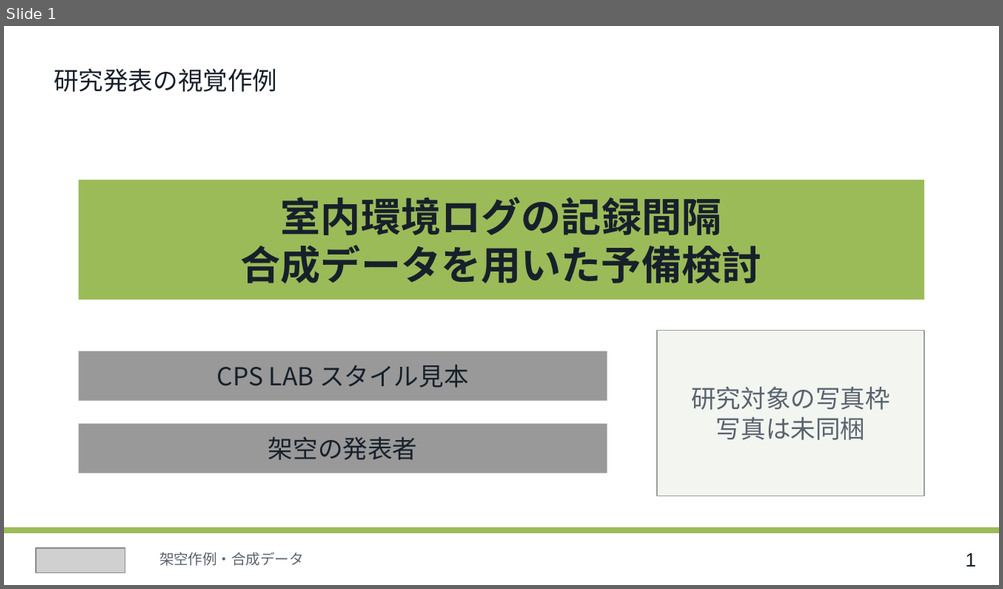
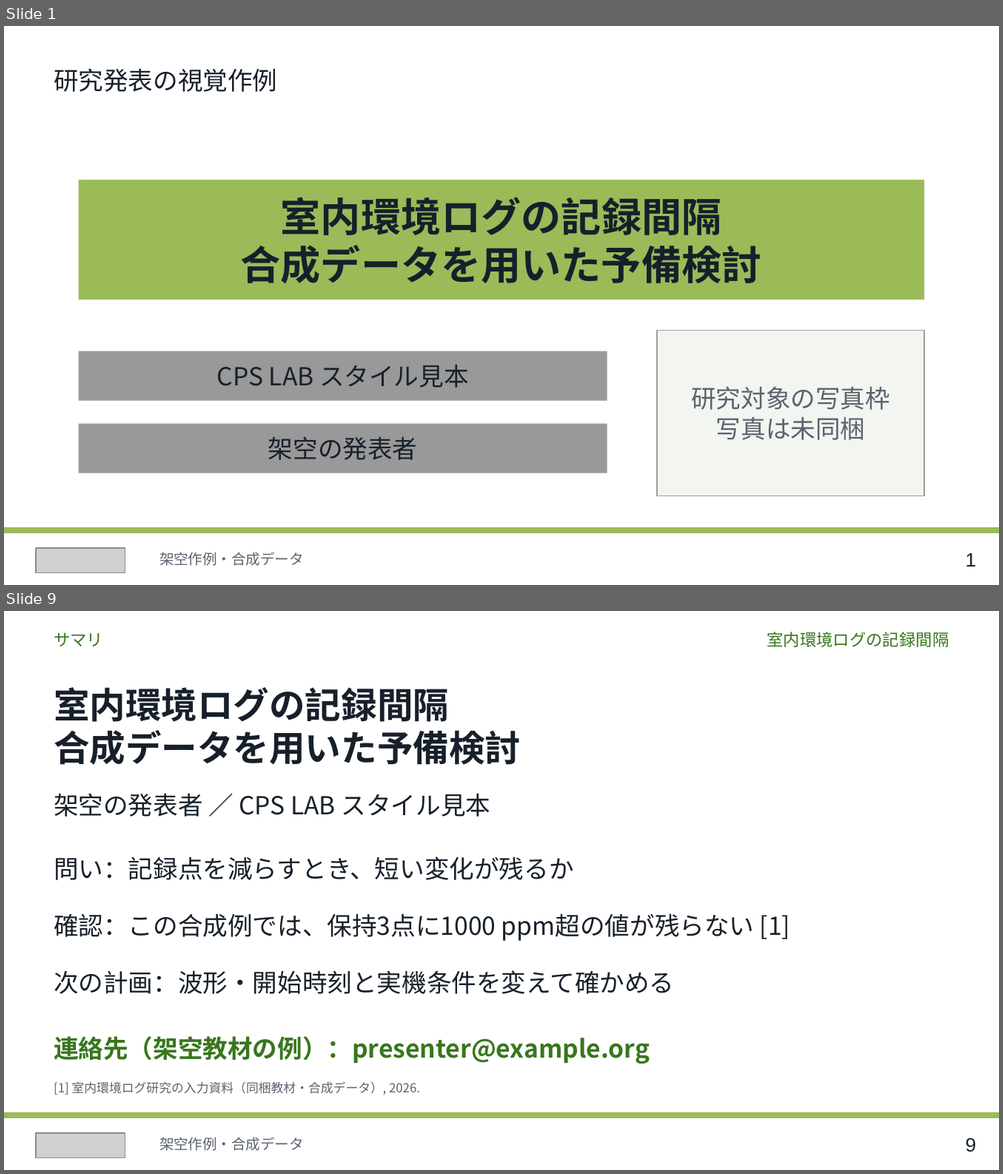
Before and after one commit to cpslab/skill-create-slides, a slide deck: assets/visual-reference/cps-layout-reference.pptx. Shown one above the other, each under a label of ours: slide 1 before the commit, slides 1 and 9 after it; the slides between them are not shown. The pictures are 1003x589 and 1003x1174 pixels, drawn with LibreOffice and Linux fonts; fonts in the diff are those of the drawing; grey boxes stand for pictures. Boxes give left, top, right and bottom in pixels: in the first picture for what was removed or moved away, otherwise in the second. Text is boxed around its words. In the diff, an @@ line names an element or a change of style, - is before the commit and + after.

```diff
--- a/assets/visual-reference/cps-layout-reference.pptx
+++ b/assets/visual-reference/cps-layout-reference.pptx
@@ slide 9 added at [4, 611, 999, 1170], background #FFFFFF @@
@@ text added at [54, 632, 103, 647], 12 pt, text #38761D @@
+サマリ
@@ text added at [766, 632, 948, 647], 12 pt, text #38761D @@
+室内環境ログの記録間隔
@@ text added at [54, 687, 521, 765], 26 pt, text #17202A, bold @@
+室内環境ログの記録間隔
+合成データを用いた予備検討
@@ text added at [54, 793, 491, 817], 18 pt, text #17202A @@
+架空の発表者 ／ CPS LAB スタイル見本
@@ text added at [54, 857, 574, 880], 18 pt, text #17202A @@
+問い：記録点を減らすとき、短い変化が残るか
@@ text added at [54, 914, 790, 941], 18 pt, text #17202A @@
+確認：この合成例では、保持3点に1000 ppm超の値が残らない [1]
@@ text added at [54, 971, 674, 994], 18 pt, text #17202A @@
+次の計画：波形・開始時刻と実機条件を変えて確かめる
@@ text added at [54, 1037, 649, 1064], 18 pt, text #38761D, bold @@
+連絡先（架空教材の例）：presenter@example.org
@@ text added at [54, 1082, 420, 1095], 9 pt, text #59636E @@
+[1] 室内環境ログ研究の入力資料（同梱教材・合成データ）, 2026.
@@ rectangle added at [4, 1112, 999, 1118], fill #9BBB59 @@
@@ picture added at [36, 1133, 125, 1158] @@
@@ text added at [159, 1137, 304, 1151], 10.5 pt, text #59636E @@
+架空作例・合成データ
@@ text added at [965, 1138, 976, 1153], 14 pt, text #17202A @@
+9
```
Also in this commit, not shown: 7 slides changed, 26 other files.
